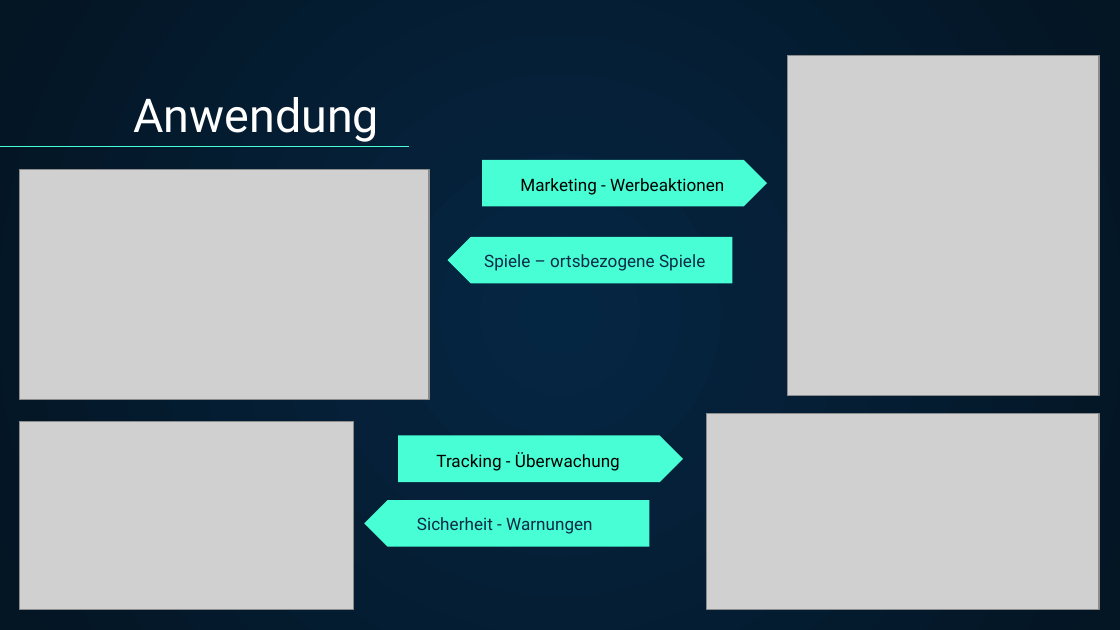
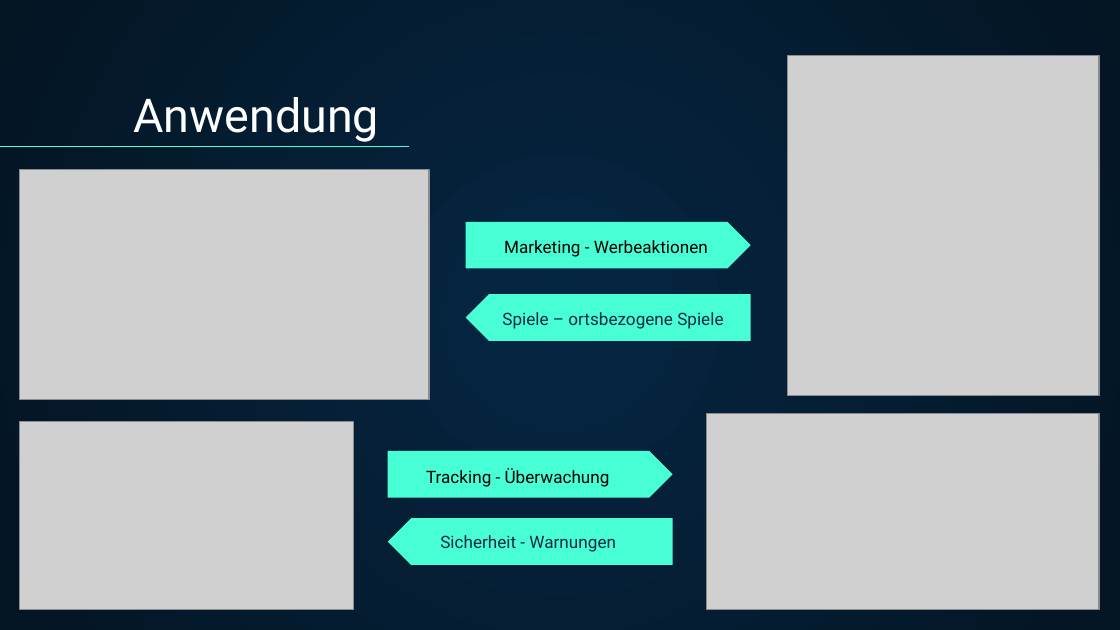
Before and after one commit to hm-heidemann/GeofenceDemo, a slide deck: slide 4 of Presentation/Geofencing.pptx. Drawn at 1120x630 pixels with LibreOffice and Linux fonts; fonts in the diff are those of the drawing; grey boxes stand for pictures. Boxes give left, top, right and bottom in pixels: in the first picture for what was removed or moved away, otherwise in the second. Text is boxed around its words. In the diff, an @@ line names an element or a change of style, - is before the commit and + after.

```diff
--- a/Presentation/Geofencing.pptx
+++ b/Presentation/Geofencing.pptx
@@ pentagon arrow: place and size @@
-pentagon arrow at <box>482,160,766,207</box>
+pentagon arrow at <box>466,222,750,269</box>
@@ text "Marketing - Werbeaktionen": place and size @@
-text "Marketing - Werbeaktionen" at <box>520,178,724,195</box>
+text "Marketing - Werbeaktionen" at <box>504,240,708,257</box>
@@ pentagon arrow: place and size @@
-pentagon arrow at <box>448,236,732,283</box>
+pentagon arrow at <box>466,295,750,342</box>
@@ title "Spiele – ortsbezogene Spiele": place and size @@
-title "Spiele – ortsbezogene Spiele" at <box>484,254,705,271</box>
+title "Spiele – ortsbezogene Spiele" at <box>502,312,723,329</box>
@@ pentagon arrow: place and size @@
-pentagon arrow at <box>398,436,682,483</box>
+pentagon arrow at <box>388,451,672,498</box>
@@ text "Tracking - Überwachung": place and size @@
-text "Tracking - Überwachung" at <box>436,452,620,471</box>
+text "Tracking - Überwachung" at <box>426,468,610,487</box>
@@ pentagon arrow: place and size @@
-pentagon arrow at <box>364,500,648,547</box>
+pentagon arrow at <box>388,519,672,566</box>
@@ text "Sicherheit - Warnungen": place and size @@
-text "Sicherheit - Warnungen" at <box>417,517,593,534</box>
+text "Sicherheit - Warnungen" at <box>440,535,616,552</box>
```
Also in this commit, not shown: 4 other slides changed, 1 slide added.
